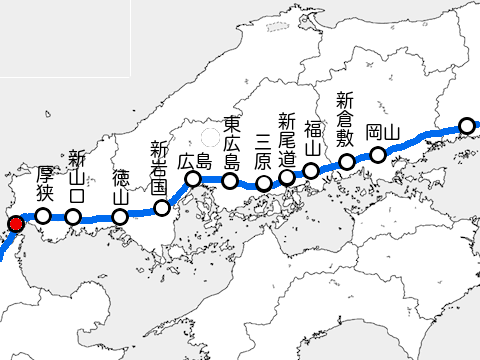
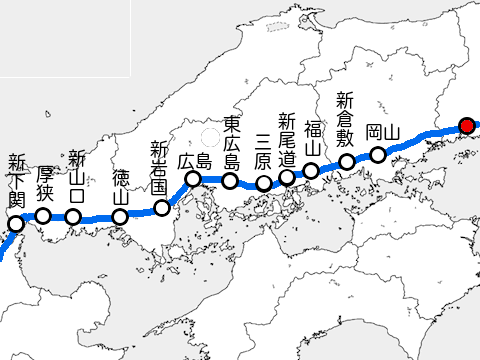
Two versions of the same layered image (480x360). Layer-by-layer changes:
hid "sanyo_2_asa" over [10,218,22,230]
added layer "sanyp_2_himeji" above "相生" over [461,120,473,132]
showed "新下関" over [8,153,26,209]
